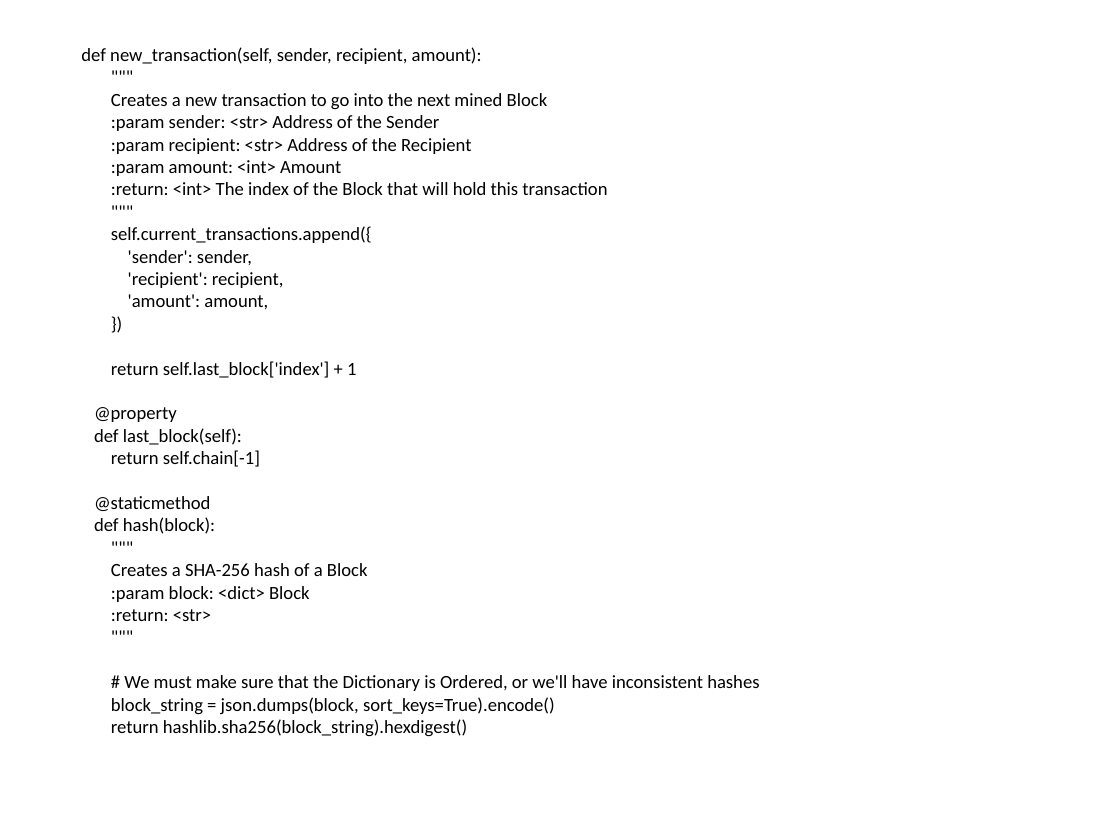
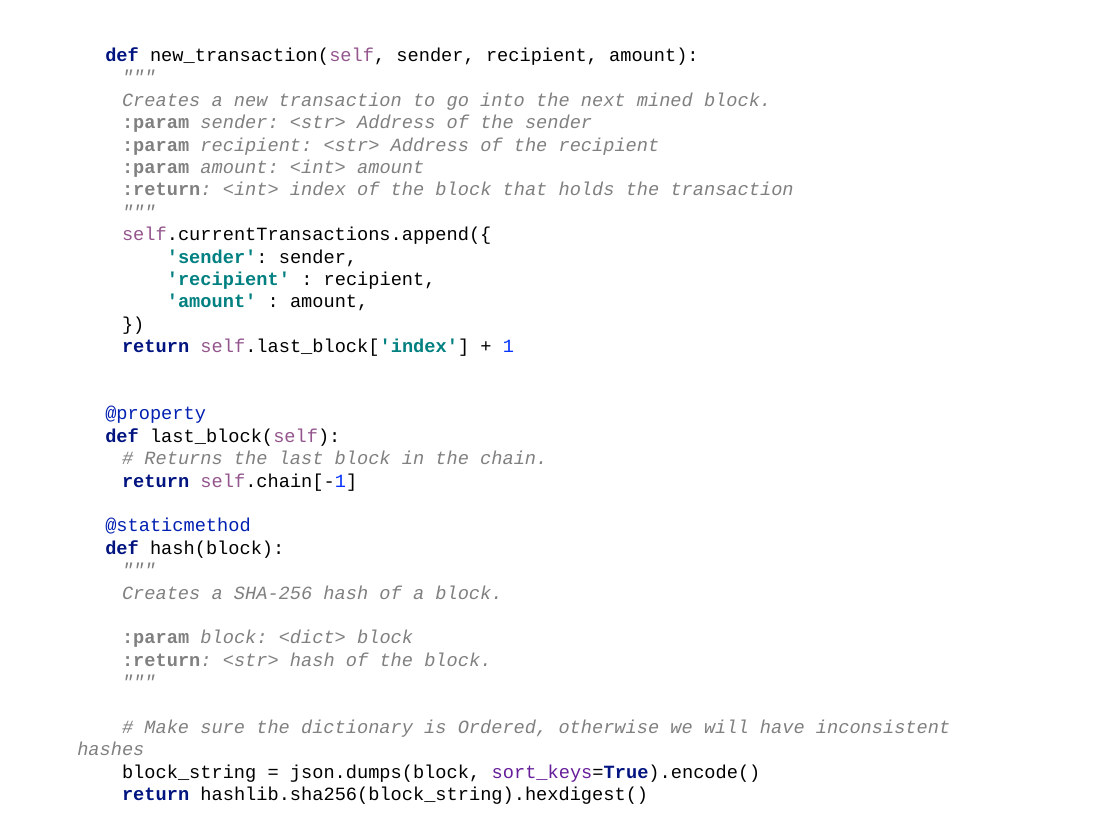
Before and after one commit to pkankipati/myblockchain, a slide deck: slide 29 of docs/Build a private blockchain.pptx (slide 28 before the commit). Drawn at 1120x840 pixels with LibreOffice and Linux fonts; fonts in the diff are those of the drawing. Boxes give left, top, right and bottom in pixels: in the first picture for what was removed or moved away, otherwise in the second. Text is boxed around its words. In the diff, an @@ line names an element or a change of style, - is before the commit and + after.

```diff
--- a/docs/Build a private blockchain.pptx
+++ b/docs/Build a private blockchain.pptx
@@ text at [105, 48, 761, 804]: font Calibri to Courier New in "def new_transaction(self, sender, recipient, amount):", """"", """"", "'sender': sender," and 11 more places; text colour #000000 to #011480 in "def", "return", "def", "return" and 3 more places; text colour #000000 to #94558D in "new_transaction(self,", "self.last_block['index']", "last_block(self):", "self.chain[-1]"; bold on in "def", "'sender':", "return self.last_block['index']", "def" and 4 more places; text colour #000000 to #808080, italic on in """"", """"", """"", """""; text colour #000000 to #008080 in "'sender':", "self.last_block['index']"; text colour #000000 to #0432FF in "1", "self.chain[-1]"; text colour #000000 to #0220B2 in "@property", "@staticmethod"; text colour #000000 to #661E99 in "sort_keys=True).encode()"; list level 1 to 2 in "def new_transaction(self, sender, recipient, amount):"; list level 1 to 2 in "@property"; list level 1 to 2 in "def last_block(self):"; list level 1 to 2 in "@staticmethod"; list level 1 to 2 in "def hash(block):" @@
@@ text at [122, 93, 794, 195]: text changed; font Calibri to Courier New; text colour #000000 to #808080; italic on @@
-Creates a new transaction to go into the next mined Block
-:param sender: <str> Address of the Sender
-:param recipient: <str> Address of the Recipient
-:param amount: <int> Amount
-:return: <int> The index of the Block that will hold this transaction
+Creates a new transaction to go into the next mined block.
+:param sender: <str> Address of the sender
+:param recipient: <str> Address of the recipient
+:param amount: <int> amount
+:return: <int> index of the block that holds the transaction
@@ text at [122, 227, 491, 244]: text changed; font Calibri to Courier New @@
-self.current_transactions.append({
+self.currentTransactions.append({
@@ text at [167, 272, 436, 311]: text changed; font Calibri to Courier New; text colour #000000 to #008080; bold on @@
-'recipient': recipient,
-'amount': amount,
+'recipient' : recipient,
+'amount' : amount,
@@ text at [144, 451, 547, 464]: paragraph added @@
+# Returns the last block in the chain.
@@ text at [122, 586, 502, 666]: text changed; font Calibri to Courier New; text colour #000000 to #808080; italic on @@
-Creates a SHA-256 hash of a Block
-:param block: <dict> Block
-:return: <str>
+Creates a SHA-256 hash of a block.
+:param block: <dict> block
+:return: <str> hash of the block.
@@ text at [77, 720, 950, 755]: text changed; font Calibri to Courier New; text colour #000000 to #808080; italic on @@
-# We must make sure that the Dictionary is Ordered, or we'll have inconsistent hashes
+# Make sure the dictionary is Ordered, otherwise we will have inconsistent hashes
```
Also in this commit, not shown: 21 other slides changed, 2 slides added, 1 other file.
